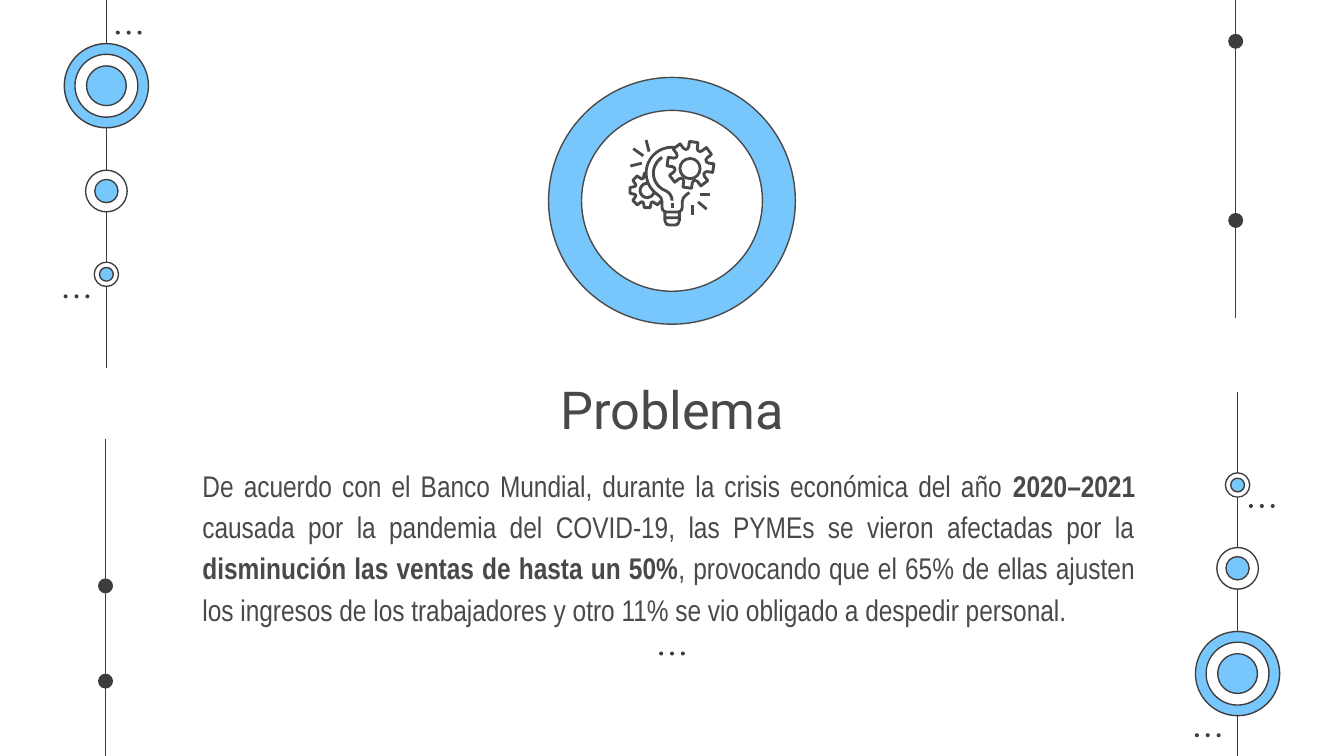
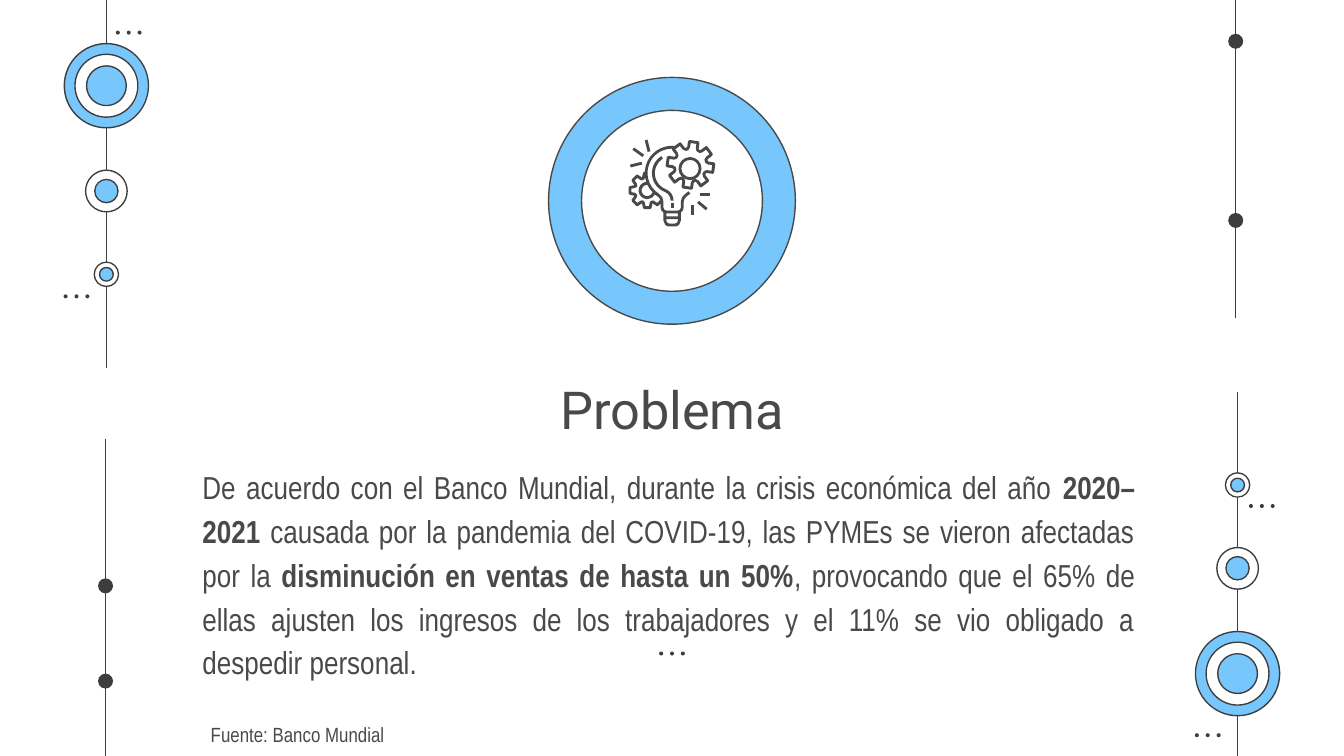
Before and after one commit to g1AI/SAI_PYMES, a slide deck: slide 4 of 6. Despliegue/AI En PYMES.pptx. Drawn at 1344x756 pixels with LibreOffice and Linux fonts; fonts in the diff are those of the drawing. Boxes give left, top, right and bottom in pixels: in the first picture for what was removed or moved away, otherwise in the second. Text is boxed around its words. In the diff, an @@ line names an element or a change of style, - is before the commit and + after.

Commit message:
update_presentation

```diff
--- a/6. Despliegue/AI En PYMES.pptx
+++ b/6. Despliegue/AI En PYMES.pptx
@@ subtitle at <box>202,475,1135,681</box>: text changed; size 16 to 17 pt @@
-De acuerdo con el Banco Mundial, durante la crisis económica del año 2020–2021 causada por la pandemia del COVID-19, las PYMEs se vieron afectadas por la disminución las ventas de hasta un 50%, provocando que el 65% de ellas ajusten los ingresos de los trabajadores y otro 11% se vio obligado a despedir personal.
+De acuerdo con el Banco Mundial, durante la crisis económica del año 2020–2021 causada por la pandemia del COVID-19, las PYMEs se vieron afectadas por la disminución en ventas de hasta un 50%, provocando que el 65% de ellas ajusten los ingresos de los trabajadores y el 11% se vio obligado a despedir personal.
@@ text added at <box>211,727,384,742</box>, 11 pt, text #494949 @@
+Fuente: Banco Mundial
```
Also in this commit, not shown: 7 other slides changed, 7 slides added, 1 slide removed.
